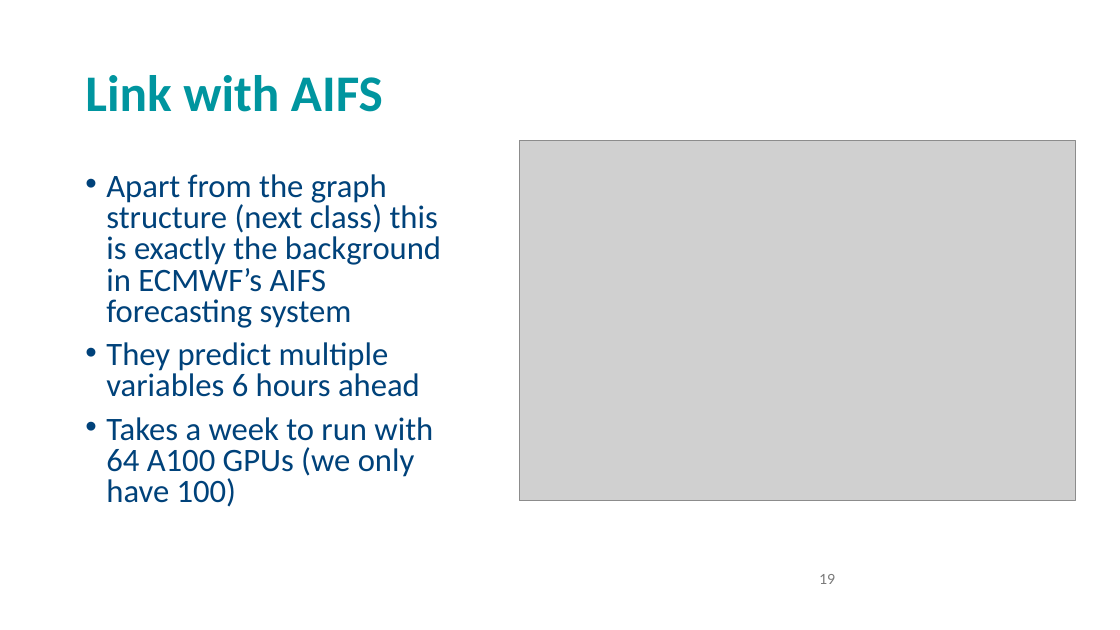
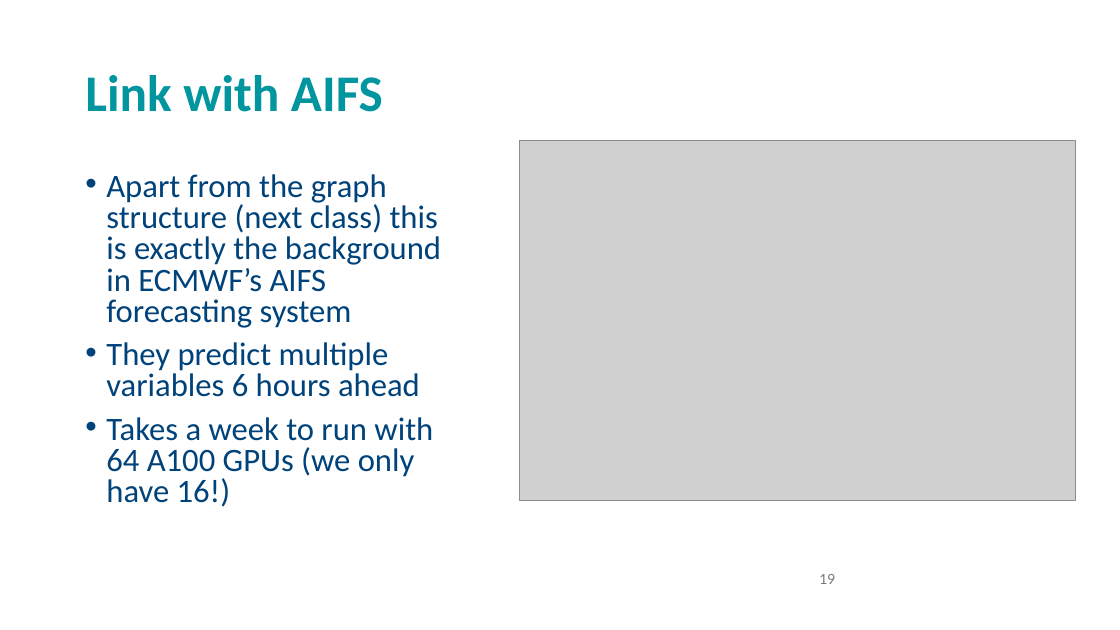
Before and after one commit to andrewcparnell/STAT41130, a slide deck: slide 19 of slides/day 3/D3C2_Transformers.pptx. Drawn at 1120x630 pixels with LibreOffice and Linux fonts; fonts in the diff are those of the drawing; grey boxes stand for pictures; background and template pictures are left out. Boxes give left, top, right and bottom in pixels: in the first picture for what was removed or moved away, otherwise in the second. Text is boxed around its words. In the diff, an @@ line names an element or a change of style, - is before the commit and + after.

```diff
--- a/slides/day 3/D3C2_Transformers.pptx
+++ b/slides/day 3/D3C2_Transformers.pptx
@@ text at (106, 417, 433, 507): text changed @@
-• Takes a week to run with 64 A100 GPUs (we only have 100)
+• Takes a week to run with 64 A100 GPUs (we only have 16!)
```
